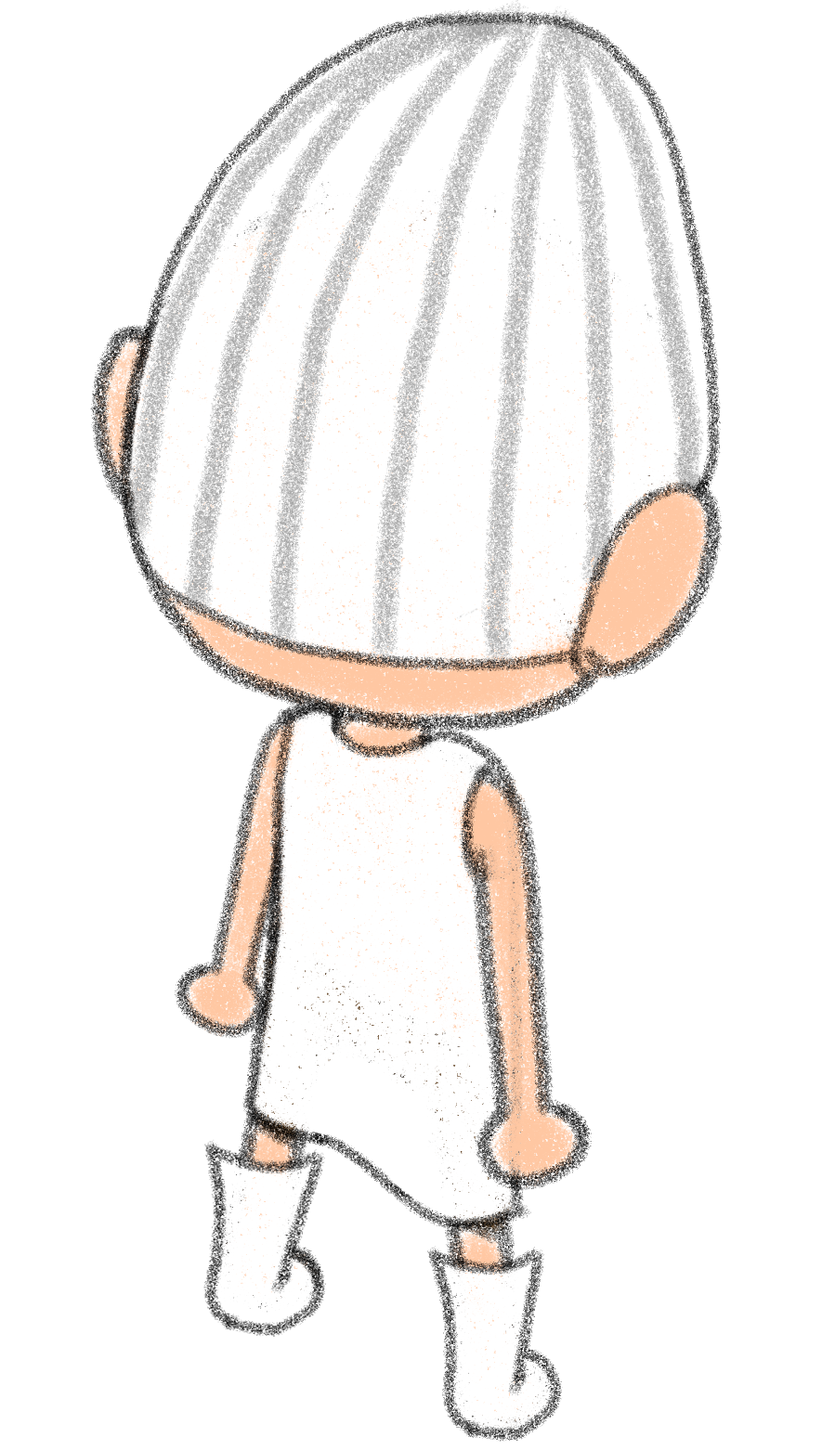
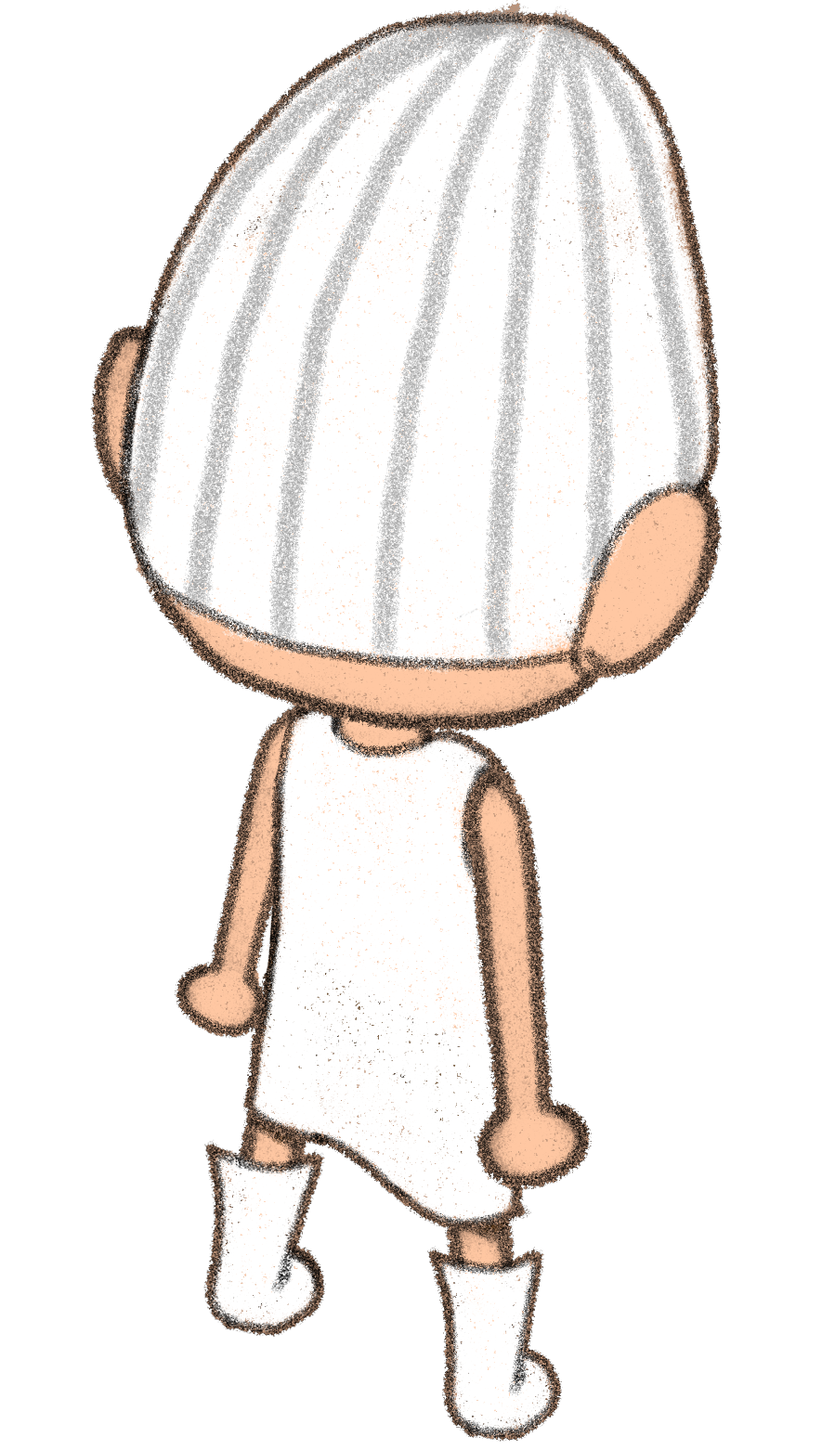
Before/after of a 822px x 1450px layered artwork. What changed in the layer stack:
painted on "0_cabeza" over left=90, top=0, right=722, bottom=732
painted on "1_brazo_derecho" over left=463, top=767, right=592, bottom=1191
painted on "2__cuerpo" over left=242, top=676, right=532, bottom=1231
painted on "3__brazo_izq" over left=174, top=705, right=321, bottom=1038
painted on "pierna der" over left=427, top=1058, right=562, bottom=1442
painted on "pierna izq" over left=203, top=968, right=513, bottom=1380
